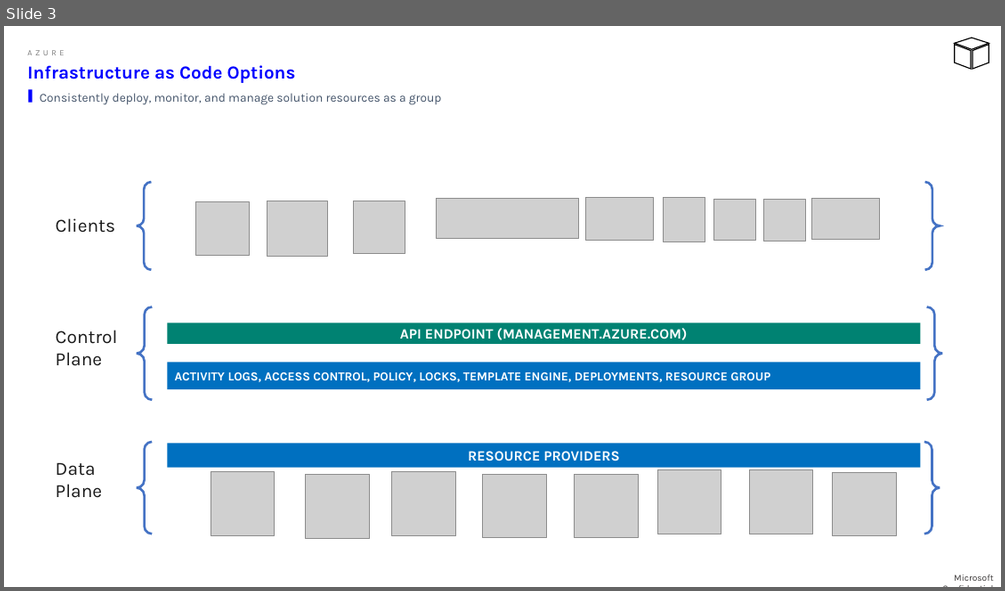
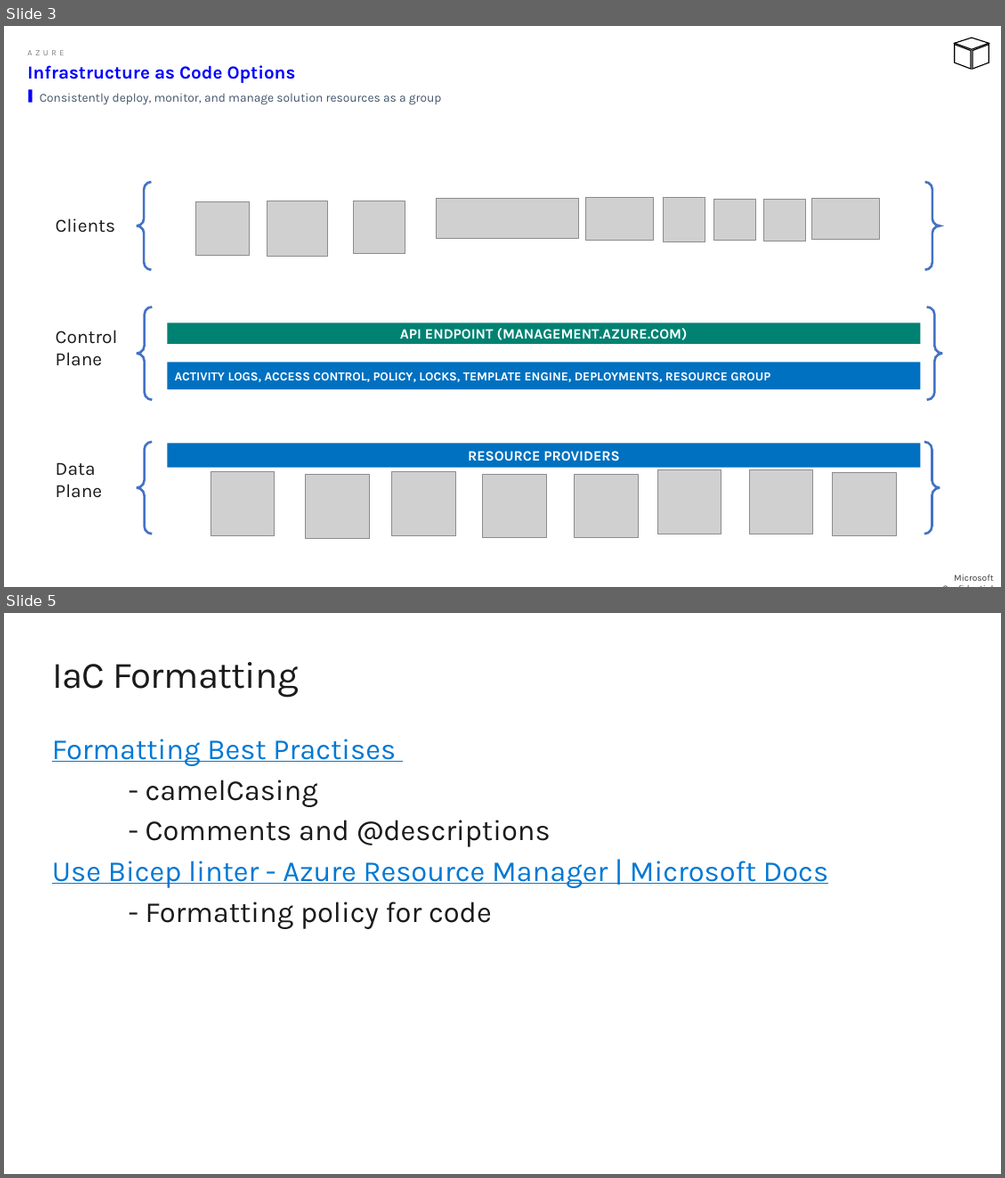
Before and after one commit to nicolalgallacher/Bicep_WhatTheHack, a slide deck: Coach/BicepIntro-MicroHack.pptx. Shown one above the other, each under a label of ours: slide 3 before the commit, slides 3 and 5 after it; the slides between them are not shown. The pictures are 1005x591 and 1005x1178 pixels, drawn with LibreOffice and Linux fonts; fonts in the diff are those of the drawing; grey boxes stand for pictures; background and template pictures are left out. Boxes give left, top, right and bottom in pixels: in the first picture for what was removed or moved away, otherwise in the second. Text is boxed around its words. In the diff, an @@ line names an element or a change of style, - is before the commit and + after.

```diff
--- a/Coach/BicepIntro-MicroHack.pptx
+++ b/Coach/BicepIntro-MicroHack.pptx
@@ slide 5 added at (4, 613, 1001, 1174), background #FFFFFF @@
@@ title added at (52, 662, 299, 698), 36 pt, text #1A1A1A @@
+IaC Formatting
@@ text added at (52, 738, 828, 929), 28 pt, text #0078D4, underline @@
+Formatting Best Practises
+- camelCasing
+- Comments and @descriptions
+Use Bicep linter - Azure Resource Manager | Microsoft Docs
+- Formatting policy for code
```
Also in this commit, not shown: 1 slide changed, 1 other slide added, 1 other file.
